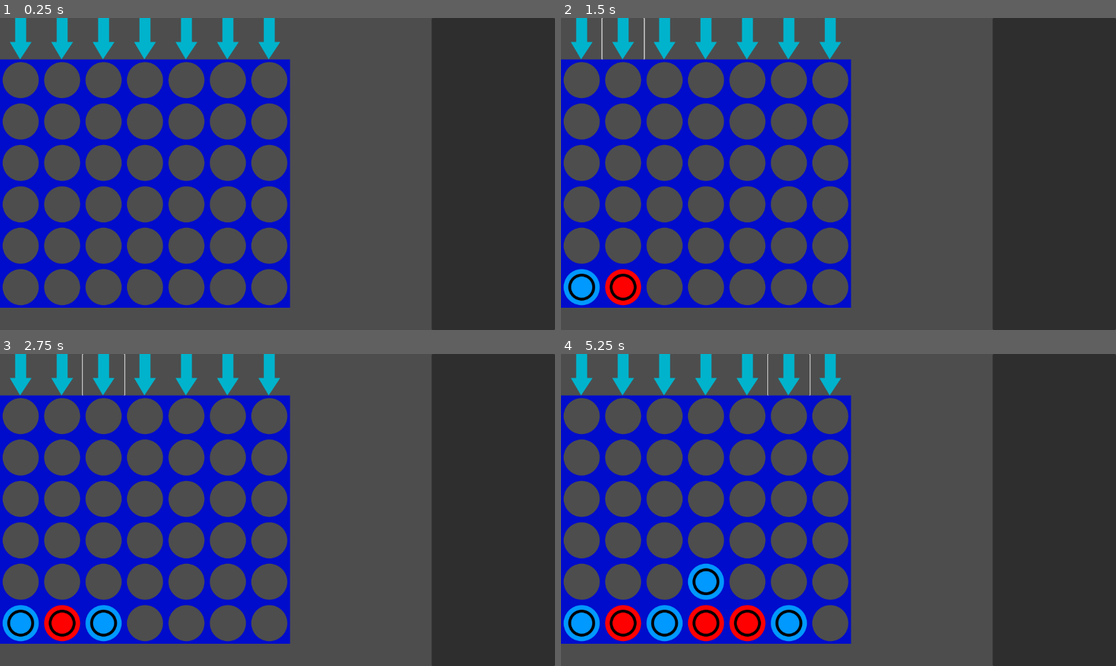
Above: before the commit, frames 1-4 (two rows, left to right).
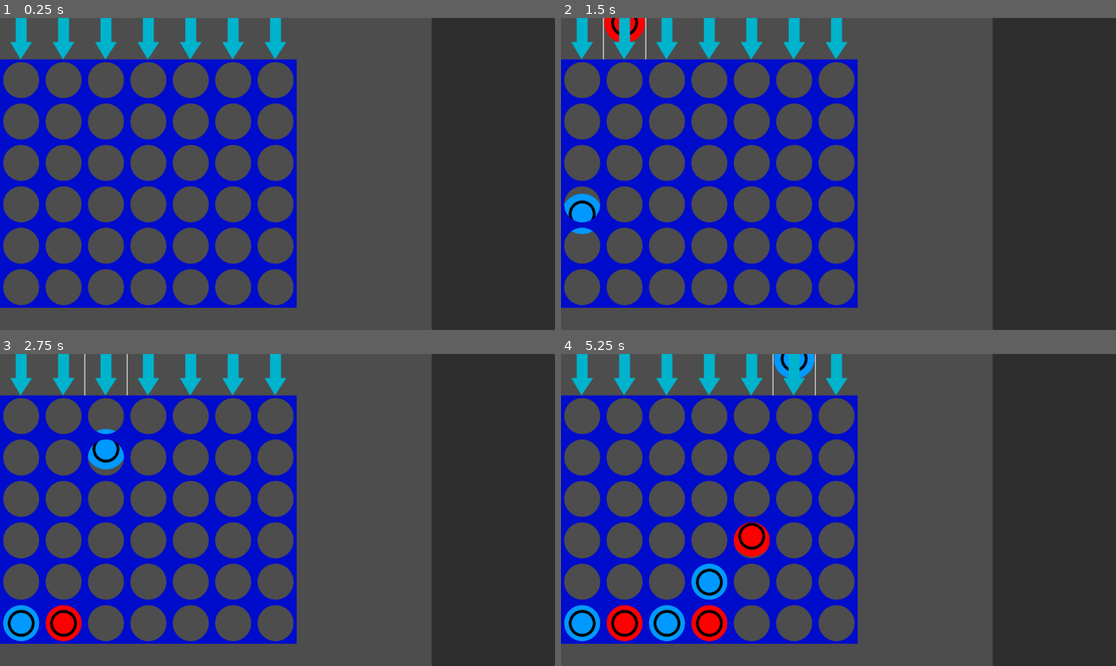
Above: after the commit, the same moments.

Repository: Emarald64/connect-4
Game: Godot game, scene res://scenes/main.tscn
Same seed, same stepped clock (60 frames per second), same inputs: the game is played once before the commit and once after it.
Inputs (mouse positions are in pixels of both pictures, inside the frame that each line leads up to):
- Up to frame 1 (0.25 s): no input
- Up to frame 2 (1.5 s): click (583, 39) at 0.5 s; click (622, 39) at 1.27 s
- Up to frame 3 (2.75 s): click (105, 375) at 2.02 s
- Up to frame 4 (5.25 s): click (705, 375) at 2.77 s; click (710, 375) at 3.52 s; click (749, 375) at 4.27 s; click (788, 375) at 5.02 s

The runs differ from the first frame. In frame 1, 8.9% of the frame differs, in the area x 0-54%, y 0-93%; in frame 2, 11%; in frame 3, 10%; in frame 4, 12%.

Commit message:
Made pieces physics based

Diff:
--- a/assets/slot.svg
+++ b/assets/slot.svg
@@ -2,9 +2,9 @@
 <!-- Created with Inkscape (http://www.inkscape.org/) -->
 
 <svg
-   width="128"
-   height="128"
-   viewBox="0 0 33.866666 33.866666"
+   width="88"
+   height="86"
+   viewBox="0 0 23.283333 22.754166"
    version="1.1"
    id="svg1"
    inkscape:version="1.4.2 (ebf0e940d0, 2025-05-08)"
@@ -23,24 +23,19 @@
      inkscape:pagecheckerboard="0"
      inkscape:deskcolor="#d1d1d1"
      inkscape:document-units="mm"
-     inkscape:zoom="2.833006"
-     inkscape:cx="118.77843"
-     inkscape:cy="96.540565"
+     inkscape:zoom="3.3373929"
+     inkscape:cx="-32.510407"
+     inkscape:cy="83.748007"
      inkscape:window-width="1920"
      inkscape:window-height="944"
      inkscape:window-x="0"
      inkscape:window-y="0"
      inkscape:window-maximized="1"
-     inkscape:current-layer="layer1" />
+     inkscape:current-layer="svg1" />
   <defs
      id="defs1" />
-  <g
-     inkscape:label="Layer 1"
-     inkscape:groupmode="layer"
-     id="layer1">
-    <path
-       d="M 0,0 V 33.866667 H 33.866667 V 0 Z M 16.933333,2.2065837 A 14.726942,14.726942 0 0 1 31.660083,16.933333 14.726942,14.726942 0 0 1 16.933333,31.660083 14.726942,14.726942 0 0 1 2.2065837,16.933333 14.726942,14.726942 0 0 1 16.933333,2.2065837 Z"
-       style="fill:#000ccc;stroke-width:0.265"
-       id="path2" />
-  </g>
+  <path
+     d="M 0,0 V 22.754167 H 0.26458333 23.01875 23.283333 V 0 H 23.01875 0.26458333 Z M 11.641667,1.4825968 A 9.894664,9.894664 0 0 1 21.536153,11.377083 9.894664,9.894664 0 0 1 11.641667,21.27157 9.894664,9.894664 0 0 1 1.7471802,11.377083 9.894664,9.894664 0 0 1 11.641667,1.4825968 Z"
+     style="fill:#000ccc;stroke-width:2.11667;fill-opacity:1"
+     id="path3" />
 </svg>
--- a/scenes/main.gd
+++ b/scenes/main.gd
@@ -5,6 +5,8 @@
 
 # Called when the node enters the scene tree for the first time.
 func _ready() -> void:
+	setupBoard()
+func setupBoard()->void:
 	# Add column selectors
 	for i in range(7):
 		var selector=preload("res://scenes/move_selector.tscn").instantiate()
@@ -19,11 +21,11 @@
 			%Board.add_child(slot)
 
 func moveWithChangingColor(col:int)->void:
-	if move(col,currentlyRed):
+	if await move(col,currentlyRed):
 		currentlyRed=not currentlyRed
 
 func move(col:int,red:bool)->bool:
-	if slots[0][col].filled:
+	if slots[0][col].filled or not $"Placing Cooldown".is_stopped() or not $ClearTimer.is_stopped():
 		print('full')
 		return false
 	var row=0
@@ -32,11 +34,20 @@
 	print(row)
 	slots[row][col].filled=true
 	slots[row][col].red=red
-	slots[row][col].get_node('Piece').show()
-	slots[row][col].get_node('Piece').modulate=Color(1,0,0) if red else Color(0.0, 0.6, 1.0, 1.0)
+	var piece=preload("res://scenes/piece.tscn").instantiate()
+	piece.position=Vector2((col*88)+44,0)
+	piece.modulate=Color(1,0,0) if red else Color(0.0, 0.6, 1.0, 1.0)
+	add_child(piece)
+	#slots[row][col].get_node('Piece').show()
+	$"Placing Cooldown".start()
 	var score:=scoreBoard()
 	if score!=&"none":
 		print(score+" Won!")
+		var time=1+pow((row*-172)/(piece.get_gravity().y),0.5)
+		print(time)
+		await get_tree().create_timer(time).timeout
+		print('reset')
+		clear()
 	return true
 
 func scoreBoard()->StringName:
@@ -61,6 +72,15 @@
 	# up-right diagonals
 	for y in range(3):
 		for x in range(4):
-			if slots[y][x+3].red==slots[y+1][x+2].red and slots[y][x+3].red==slots[y+2][x+1].red and slots[y][x+3].red==slots[y+3][x].red and slots[y+3][x].filled and slots[y+2][x+1].filled and slots[y+1][x+2].filled and slots[y+3][x].filled:
+			if slots[y][x+3].red==slots[y+1][x+2].red and slots[y][x+3].red==slots[y+2][x+1].red and slots[y][x+3].red==slots[y+3][x].red and slots[y+3][x].filled and slots[y+2][x+1].filled and slots[y+1][x+2].filled and slots[y][x+3].filled:
 				return &"red" if slots[y][x].red else &"blue"
 	return &"none"
+
+func clear()->void:
+	$ClearTimer.start()
+	$StaticBody2D.set_collision_layer_value(1,false)
+	await $ClearTimer.timeout
+	$StaticBody2D.set_collision_layer_value(1,true)
+	for y in range(6):
+		for x in range(7):
+			slots[y][x].filled=false
--- a/scenes/main.tscn
+++ b/scenes/main.tscn
@@ -1,6 +1,9 @@
-[gd_scene load_steps=2 format=3 uid="uid://djgj8htnohbn4"]
+[gd_scene load_steps=3 format=3 uid="uid://djgj8htnohbn4"]
 
 [ext_resource type="Script" uid="uid://cvu2urblddtwg" path="res://scenes/main.gd" id="1_o5qli"]
+
+[sub_resource type="RectangleShape2D" id="RectangleShape2D_o5qli"]
+size = Vector2(616, 20)
 
 [node name="main" type="Control"]
 layout_mode = 3
@@ -30,3 +33,17 @@
 [node name="PanelContainer" type="PanelContainer" parent="HBoxContainer"]
 custom_minimum_size = Vector2(256, 0)
 layout_mode = 2
+
+[node name="StaticBody2D" type="StaticBody2D" parent="."]
+
+[node name="CollisionShape2D" type="CollisionShape2D" parent="StaticBody2D"]
+position = Vector2(301, 612)
+shape = SubResource("RectangleShape2D_o5qli")
+
+[node name="Placing Cooldown" type="Timer" parent="."]
+wait_time = 0.25
+one_shot = true
+
+[node name="ClearTimer" type="Timer" parent="."]
+wait_time = 3.0
+one_shot = true
--- /dev/null
+++ b/scenes/piece.tscn
@@ -0,0 +1,16 @@
+[gd_scene load_steps=3 format=3 uid="uid://crocoqam207q6"]
+
+[ext_resource type="Texture2D" uid="uid://wjf0y7l1aa88" path="res://assets/piece.svg" id="1_gebih"]
+
+[sub_resource type="CircleShape2D" id="CircleShape2D_s58gp"]
+radius = 42.9
+
+[node name="Piece" type="RigidBody2D"]
+
+[node name="Sprite2D" type="Sprite2D" parent="."]
+z_index = -1
+scale = Vector2(0.75, 0.75)
+texture = ExtResource("1_gebih")
+
+[node name="CollisionShape2D" type="CollisionShape2D" parent="."]
+shape = SubResource("CircleShape2D_s58gp")
--- a/scenes/slot.gd
+++ b/scenes/slot.gd
@@ -2,3 +2,6 @@
 
 var filled:=false
 var red:bool
+
+func _ready() -> void:
+	pass
--- a/scenes/slot.tscn
+++ b/scenes/slot.tscn
@@ -1,16 +1,16 @@
-[gd_scene load_steps=4 format=3 uid="uid://cd4lkj6mmsiud"]
+[gd_scene load_steps=5 format=3 uid="uid://cd4lkj6mmsiud"]
 
 [ext_resource type="Texture2D" uid="uid://b3fa5nj5dppjm" path="res://assets/slot.svg" id="1_4v6ba"]
 [ext_resource type="Script" uid="uid://dmyrx2mpsowu0" path="res://scenes/slot.gd" id="2_ic0fu"]
 [ext_resource type="Texture2D" uid="uid://wjf0y7l1aa88" path="res://assets/piece.svg" id="3_vqyee"]
 
+[sub_resource type="RectangleShape2D" id="RectangleShape2D_vqyee"]
+size = Vector2(1, 86)
+
 [node name="Slot" type="TextureRect"]
-custom_minimum_size = Vector2(86, 86)
 offset_right = 64.0
 offset_bottom = 64.0
 texture = ExtResource("1_4v6ba")
-expand_mode = 1
-stretch_mode = 4
 script = ExtResource("2_ic0fu")
 
 [node name="Piece" type="TextureRect" parent="."]
@@ -30,3 +30,14 @@
 grow_vertical = 2
 texture = ExtResource("3_vqyee")
 expand_mode = 1
+stretch_mode = 1
+
+[node name="StaticBody2D" type="StaticBody2D" parent="."]
+
+[node name="CollisionShape2D" type="CollisionShape2D" parent="StaticBody2D"]
+position = Vector2(0.5, 43)
+shape = SubResource("RectangleShape2D_vqyee")
+
+[node name="CollisionShape2D2" type="CollisionShape2D" parent="StaticBody2D"]
+position = Vector2(87.5, 43)
+shape = SubResource("RectangleShape2D_vqyee")
